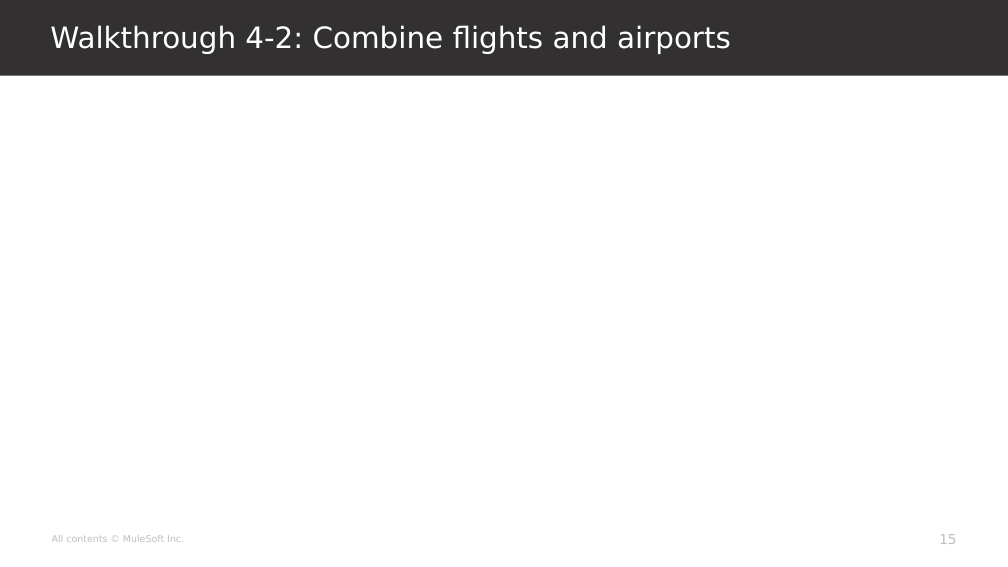
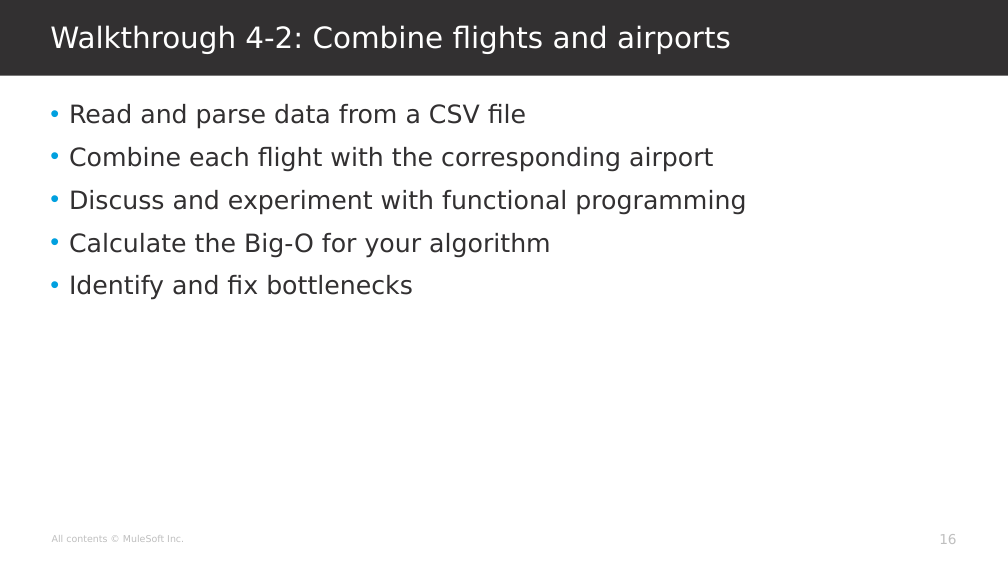
Before and after one commit to georgekwi/manual, a slide deck: slide 16 of slides/mod4.pptx (slide 15 before the commit). Drawn at 1008x567 pixels with LibreOffice and Linux fonts; fonts in the diff are those of the drawing; background and template pictures are left out. Boxes give left, top, right and bottom in pixels: in the first picture for what was removed or moved away, otherwise in the second. Text is boxed around its words. In the diff, an @@ line names an element or a change of style, - is before the commit and + after.

```diff
--- a/slides/mod4.pptx
+++ b/slides/mod4.pptx
@@ text added at box(69, 104, 746, 300), 24 pt, text #323031 @@
+• Read and parse data from a CSV file
+• Combine each flight with the corresponding airport
+• Discuss and experiment with functional programming
+• Calculate the Big-O for your algorithm
+• Identify and fix bottlenecks
@@ page number at box(939, 534, 956, 544): text changed @@
-15
+16
```
Also in this commit, not shown: 9 other slides changed, 2 slides added, 1 slide removed.
